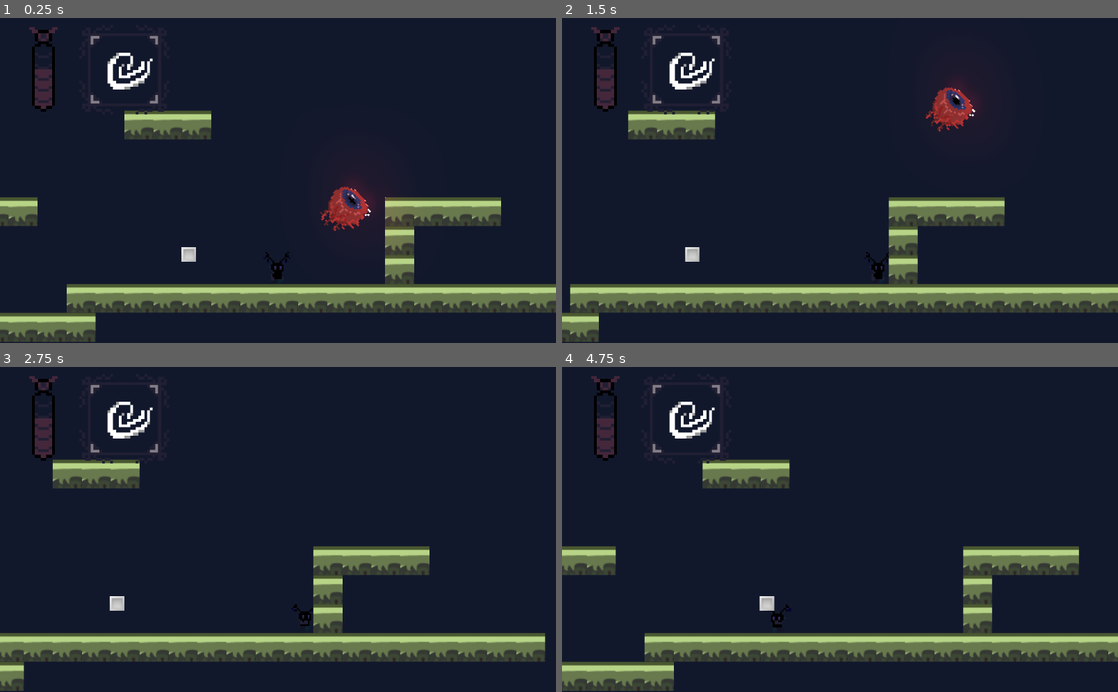
Above: before the commit, frames 1-4 (two rows, left to right).
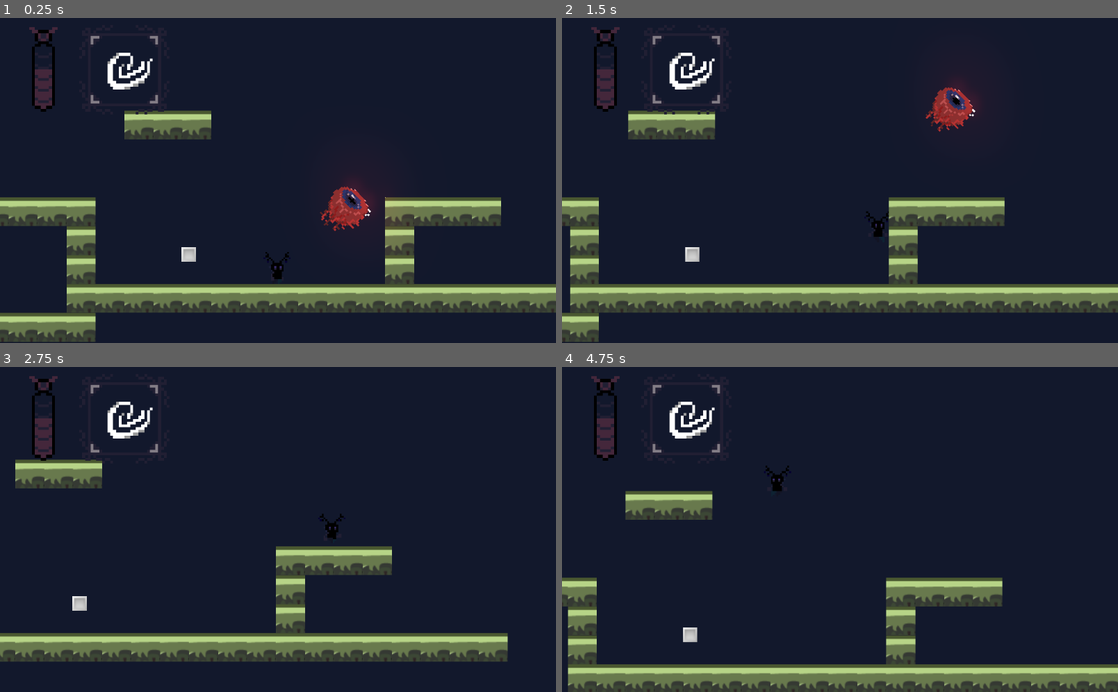
Above: after the commit, the same moments.

Repository: RPI-GameJamTeam/GodotProject
Game: Godot game, scene res://Scenes/MainScene.tscn
Two runs of this game, one before a commit and one after it. Both use one fixed random seed, a clock stepped at 60 frames per second and the inputs below.
Inputs:
- Up to frame 1 (0.25 s): no input
- Up to frame 2 (1.5 s): hold D (right) 0.53-1.28 s; tap Space (jump) at 0.6, 0.77, 1.07 s; hold S (down) from 1.28 s (still down); tap Shift (dash) at 1.35 s
- Up to frame 3 (2.75 s): tap Space (jump) at 1.52, 1.55, 1.82, 2.1 s; release S (down) at 2.03 s; hold D (right) from 2.03 s (still down)
- Up to frame 4 (4.75 s): release D (right) at 2.78 s; hold W (up) 2.78-3.53 s; tap Shift (dash) at 2.85, 4.35 s; tap Space (jump) at 3.02, 3.05, 3.32, 3.6, 3.77, 4.07, 4.52, 4.55 s; hold A (left) from 3.53 s (still down)

The runs differ from the first frame. In frame 1, 1.8% of the frame differs, in the area x 6-18%, y 55-82%; in frame 2, 1.7%; in frame 3, 7.0%; in frame 4, 25%, in the area x 0-100%, y 28-100%.

Commit message:
Earth movement

Diff:
--- a/Game Jam/Scenes/Level.tscn
+++ b/Game Jam/Scenes/Level.tscn
@@ -37,4 +37,4 @@
 cell_size = Vector2( 32, 32 )
 show_collision = true
 format = 1
-tile_data = PoolIntArray( -327686, 0, 0, -327685, 0, 0, -327684, 0, 0, -131084, 0, 0, -131083, 0, 0, -131082, 0, 0, -196605, 0, 0, -196604, 0, 0, -196603, 0, 0, -196602, 0, 0, -131069, 0, 0, -65533, 0, 0, 65528, 0, 0, 65529 …(270 unchanged characters)…
+tile_data = PoolIntArray( -327686, 0, 0, -327685, 0, 0, -327684, 0, 0, -131084, 0, 0, -131083, 0, 0, -131082, 0, 0, -131081, 0, 0, -131080, 0, 0, -196605, 0, 0, -196604, 0, 0, -196603, 0, 0, -196602, 0, 0, -65544, 0, 0, -131069, 0, 0, -8, 0, 0, -65533, 0, 0, 65528, 0, 0, 65529 …(270 unchanged characters)…
--- a/Game Jam/Scenes/Player.tscn
+++ b/Game Jam/Scenes/Player.tscn
@@ -85,7 +85,7 @@
 texture = ExtResource( 4 )
 
 [node name="AnimatedSprite" parent="." instance=ExtResource( 1 )]
-frame = 1
+frame = 5
 
 [node name="StateMachine" type="Node2D" parent="."]
 script = ExtResource( 5 )
@@ -106,17 +106,18 @@
 script = ExtResource( 9 )
 
 [node name="Sensors" type="Node2D" parent="."]
+position = Vector2( 0, -0.0078125 )
 
 [node name="Top" type="Area2D" parent="Sensors"]
 position = Vector2( 0, -9.1482 )
-collision_layer = 2
+collision_layer = 8
 
 [node name="CollisionShape2D" type="CollisionShape2D" parent="Sensors/Top"]
 shape = SubResource( 6 )
 
 [node name="Buttom" type="Area2D" parent="Sensors"]
 position = Vector2( 0, 9.07533 )
-collision_layer = 2
+collision_layer = 8
 
 [node name="CollisionShape2D" type="CollisionShape2D" parent="Sensors/Buttom"]
 shape = SubResource( 6 )
@@ -124,7 +125,7 @@
 [node name="Right" type="Area2D" parent="Sensors"]
 position = Vector2( 4.33103, 0 )
 rotation = 1.57079
-collision_layer = 2
+collision_layer = 8
 
 [node name="CollisionShape2D" type="CollisionShape2D" parent="Sensors/Right"]
 shape = SubResource( 6 )
@@ -132,7 +133,7 @@
 [node name="Left" type="Area2D" parent="Sensors"]
 position = Vector2( -4.24264, 0 )
 rotation = 1.57079
-collision_layer = 2
+collision_layer = 8
 
 [node name="CollisionShape2D" type="CollisionShape2D" parent="Sensors/Left"]
 shape = SubResource( 6 )
@@ -144,3 +145,4 @@
 [connection signal="body_entered" from="Sensors/Right" to="StateMachine" method="_on_Right_body_entered"]
 [connection signal="body_exited" from="Sensors/Right" to="StateMachine" method="_on_Right_body_exited"]
 [connection signal="body_entered" from="Sensors/Left" to="StateMachine" method="_on_Left_body_entered"]
+[connection signal="body_exited" from="Sensors/Left" to="StateMachine" method="_on_Left_body_exited"]
--- a/Game Jam/Scripts/Default.gd
+++ b/Game Jam/Scripts/Default.gd
@@ -43,3 +43,6 @@
 
 	# move
 	velocity = player.move_and_slide_with_snap(velocity, Vector2.DOWN, Vector2.UP)
+
+	if get_parent().on_floor and Input.is_action_just_pressed("jump"):
+		velocity.y += -player.JUMP_SPEED
--- a/Game Jam/Scripts/EarthMove.gd
+++ b/Game Jam/Scripts/EarthMove.gd
@@ -1,3 +1,61 @@
 extends Node2D
 
+var player
+
 var is_active : bool = false
+
+var velocity : Vector2
+
+func _ready():
+	player = get_parent().get_parent()
+
+func _physics_process(delta):
+	if !is_active:
+		return null
+
+
+	if player.input.x > 0 and get_parent().right_contact: # jump to right wall
+		player.rotation += deg2rad(-90)
+	if player.input.x < 0 and get_parent().left_contact: # jump to left wall
+		player.rotation += deg2rad(90)
+
+	var movement = Vector2((player.input * player.WALK_FORCE).x, 0)
+
+	# slow the player down while not moving
+	var cond1 = abs(movement.x) < player.WALK_FORCE * 0.2
+	var cond2 = velocity.x > 0 and player.input.x < 0
+	var cond3 = velocity.x < 0 and player.input.x > 0
+	if cond1 or cond2 or cond3:
+		velocity.x = move_toward(velocity.x, 0, player.STOP_FORCE * delta * 4)
+	else:
+		velocity += movement * delta
+		player.get_node("AnimatedSprite").play("run")
+
+	if movement.x < 0:
+		player.get_node("AnimatedSprite").scale.x = -1
+	elif movement.x > 0:
+		player.get_node("AnimatedSprite").scale.x = 1
+	elif movement.x == 0 and get_parent().on_floor:
+		player.get_node("AnimatedSprite").play("idle")
+
+	if !get_parent().on_floor:
+		if velocity.y < 0:
+			player.get_node("AnimatedSprite").play("jump")
+		else:
+			player.get_node("AnimatedSprite").play("fall")
+
+	# clamp velocity
+	velocity.x = clamp(velocity.x, -player.WALK_MAX_SPEED, player.WALK_MAX_SPEED)
+
+	# apply gravity
+	if (!get_parent().on_floor):
+		player.rotation = 0
+		velocity.y += player.gravity * 4 * delta * 2
+
+	# move
+	velocity = player.move_and_slide_with_snap(velocity.rotated(player.rotation), Vector2.DOWN, Vector2.UP).rotated(-player.rotation)
+	velocity.x = round(velocity.x)
+	velocity.y = round(velocity.y)
+
+	if get_parent().on_floor and Input.is_action_just_pressed("jump"):
+		velocity.y += -player.JUMP_SPEED
--- a/Game Jam/Scripts/PickUp.gd
+++ b/Game Jam/Scripts/PickUp.gd
@@ -1,7 +1,7 @@
 extends Area2D
 
 enum ElementState { PARTICLE, WATER, FIRE, AIR, EARTH }
-var type = ElementState.AIR
+var type = ElementState.EARTH
 
 func _on_PickUp_body_entered(body):
 	if body.is_in_group("Player"):
--- a/Game Jam/Scripts/StateMachine.gd
+++ b/Game Jam/Scripts/StateMachine.gd
@@ -25,3 +25,6 @@
 
 func _on_Right_body_exited(body):
 	right_contact = false
+
+func _on_Left_body_exited(body):
+	left_contact = false
--- a/Game Jam/Scripts/temp_player.gd
+++ b/Game Jam/Scripts/temp_player.gd
@@ -78,4 +78,5 @@
 	if Input.is_action_pressed("down"):
 		input.y += 1
 
-	input = input.normalized()
+	if state == ElementState.AIR:
+		input = input.normalized()
